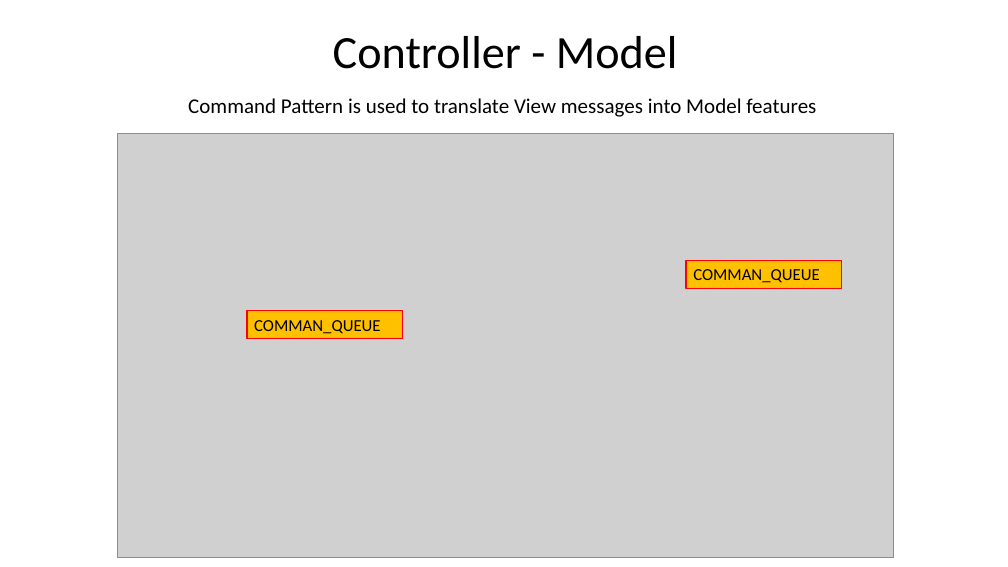
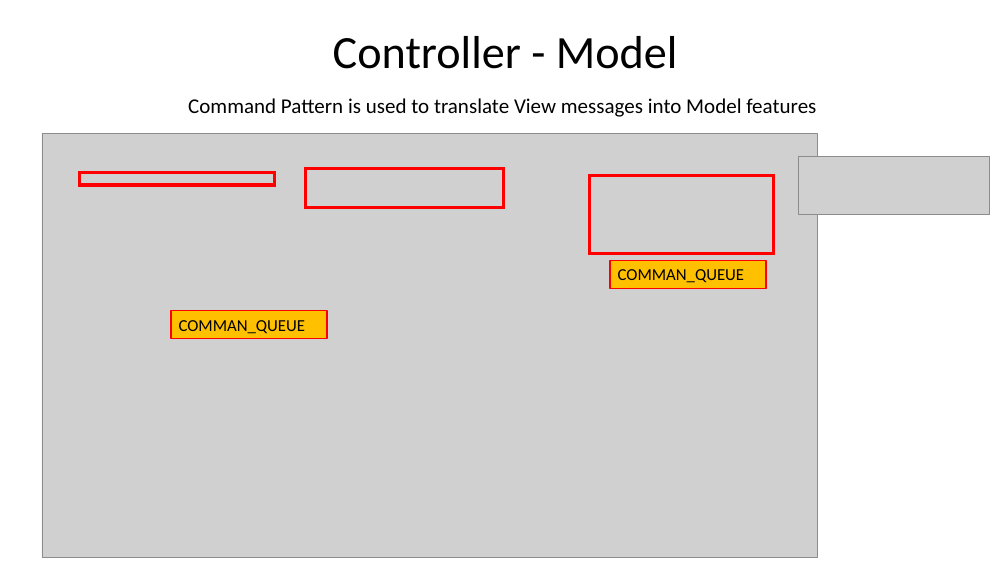
Before and after one commit to Noired/DOSE-Jan-8th-presentation, a slide deck: slide 14 of Slides/massa/massa_slides.pptx. Drawn at 1008x567 pixels with LibreOffice and Linux fonts; fonts in the diff are those of the drawing; grey boxes stand for pictures. Boxes give left, top, right and bottom in pixels: in the first picture for what was removed or moved away, otherwise in the second. Text is boxed around its words. In the diff, an @@ line names an element or a change of style, - is before the commit and + after.

```diff
--- a/Slides/massa/massa_slides.pptx
+++ b/Slides/massa/massa_slides.pptx
@@ rectangle added at [79, 172, 274, 185], outline #FF0000 3 pt @@
@@ rectangle added at [306, 169, 504, 208], outline #FF0000 3 pt @@
@@ rectangle added at [590, 175, 774, 253], outline #FF0000 3 pt @@
@@ picture added at [799, 156, 991, 214] @@
@@ 2 rectangles, 1 picture: place and size @@
-2 rectangles, 1 picture at [118, 134, 894, 558]
+2 rectangles, 1 picture at [42, 134, 818, 558]
```
Also in this commit, not shown: 4 other slides changed, 2 slides added, 4 other files.
